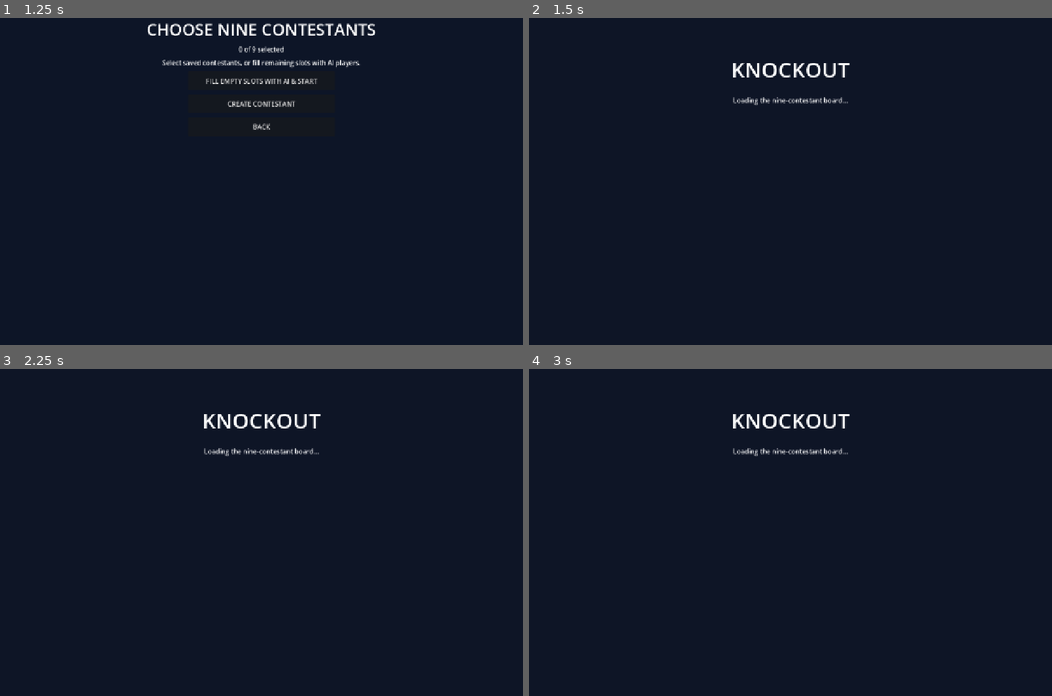
Above: before the commit, frames 1-4 (two rows, left to right).
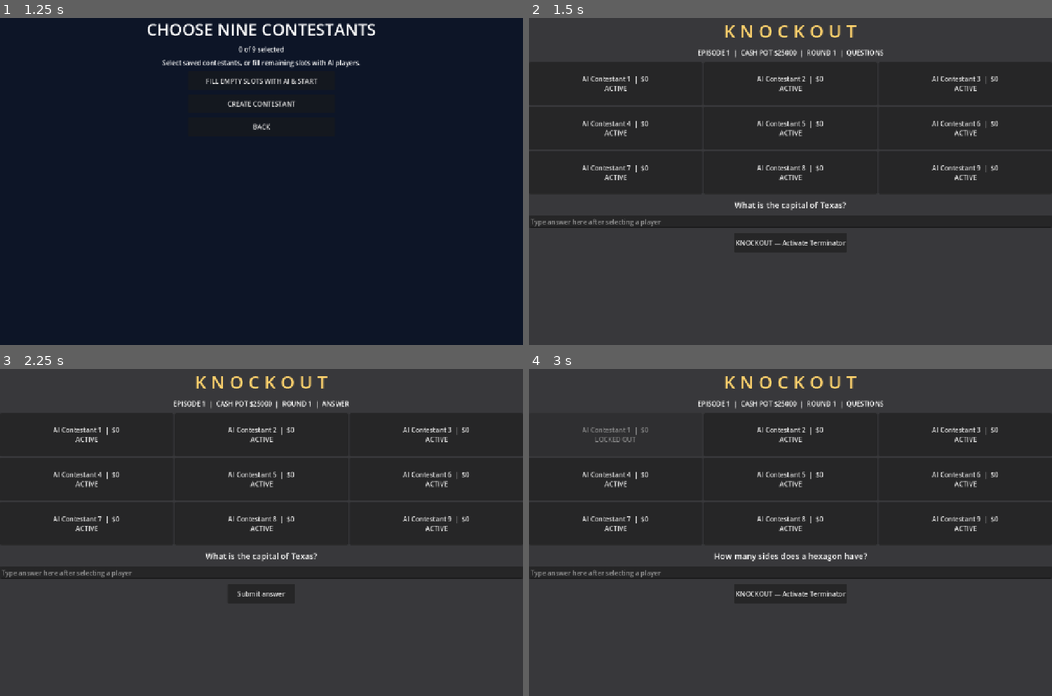
Above: after the commit, the same moments.

Repository: Becksploder2/Knockout
Game: Godot game, scene res://scenes/launcher.tscn
The game is run twice, just before and just after one commit, with the same random seed, the same clock (stepped at 60 frames per second) and the same inputs.
Inputs (mouse positions are in pixels of both pictures, inside the frame that each line leads up to):
- Up to frame 1 (1.25 s): click "PLAY KNOCKOUT" at 0.5 s
- Up to frame 2 (1.5 s): click "FILL EMPTY SLOTS WITH AI & ST…" at 1.25 s
- Up to frame 3 (2.25 s): click (88, 434) at 2 s, where only the run after the commit has a clickable "AI Contestant 1 | $0 ACTIVE"
- Up to frame 4 (3 s): click (790, 594) at 2.75 s, where only the run after the commit has a clickable "Submit answer"

Frame 1 is identical in both runs. In frame 2, 60% of the frame differs, in the area x 0-100%, y 0-100%; in frame 3, 60%; in frame 4, 64%.
Error before the commit: Parse Error: Cannot infer the type of "correct" variable because the value doesn't have a set type. (res://Main.gd:210)

Commit message:
Fix confirmed Main.gd parse error at submit_answer correct variable

Diff:
--- a/Main.gd
+++ b/Main.gd
@@ -207,7 +207,7 @@
 func submit_answer() -> void:
 	if phase != "bonus" and buzz < 0:
 		return
-	var correct := answer_field.text.strip_edges().to_lower() == questions[question_index % questions.size()][1].to_lower()
+	var correct: bool = answer_field.text.strip_edges().to_lower() == str(questions[question_index % questions.size()][1]).to_lower()
 	answer_field.clear()
 	question_index += 1
 	if phase == "answer":
